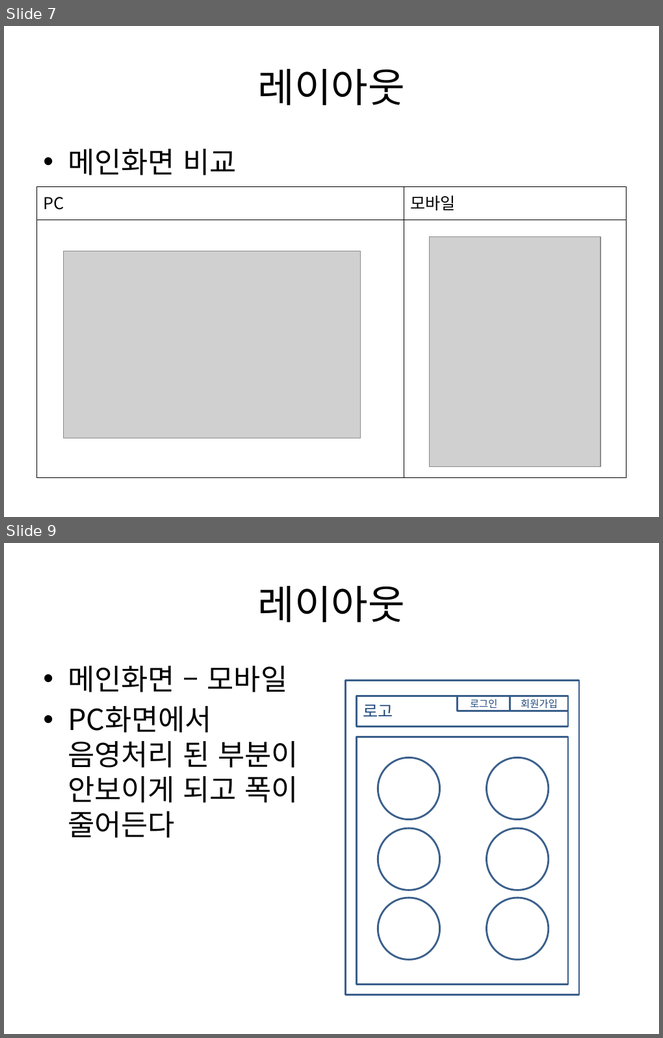
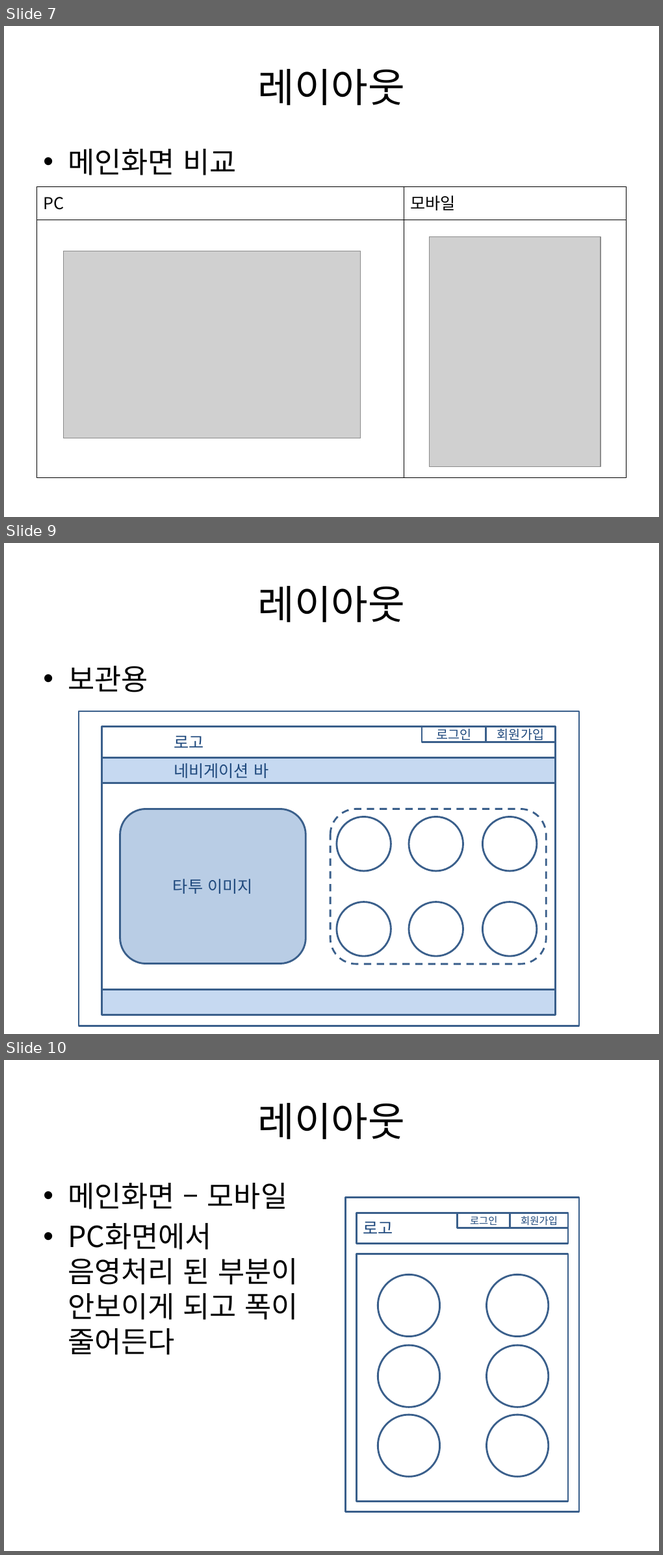
Before and after one commit to kurodari/ttm, a slide deck: docs/ttm 기획서 pt.pptx. Shown one above the other, each under a label of ours: slides 7 and 9 before the commit, slides 7, 9 and 10 after it; the slides between them are not shown. The pictures are 663x1038 and 663x1555 pixels, drawn with LibreOffice and Linux fonts; fonts in the diff are those of the drawing; grey boxes stand for pictures. Boxes give left, top, right and bottom in pixels: in the first picture for what was removed or moved away, otherwise in the second. Text is boxed around its words. In the diff, an @@ line names an element or a change of style, - is before the commit and + after.

Commit message:
레이아웃 수정

```diff
--- a/docs/ttm 기획서 pt.pptx
+++ b/docs/ttm 기획서 pt.pptx
@@ slide 9 added at (4, 543, 659, 1034), background #FFFFFF @@
@@ title added at (258, 586, 406, 622), 44 pt, text #000000 @@
+레이아웃
@@ text added at (68, 666, 148, 693), 32 pt, text #000000 @@
+• 보관용
@@ rectangle added at (79, 711, 579, 1026), outline #3A5F8C 2 pt @@
@@ rectangle added at (102, 727, 556, 758), outline #3A5F8C 2 pt, 18 pt, text #1F497D @@
+로고
@@ rectangle added at (422, 727, 486, 743), outline #3A5F8C 2 pt, 14 pt, text #1F497D @@
+로그인
@@ rectangle added at (486, 727, 556, 743), outline #3A5F8C 2 pt, 14 pt, text #1F497D @@
+회원가입
@@ rectangle added at (102, 758, 556, 783), fill #C6D9F1, outline #3A5F8C 2 pt, 18 pt, text #1F497D @@
+네비게이션 바
@@ rectangle added at (102, 783, 556, 990), outline #3A5F8C 2 pt @@
@@ rounded rectangle added at (120, 809, 306, 964), fill #B9CDE5, outline #3A5F8C 2 pt, 18 pt, text #1F497D @@
+타투 이미지
@@ rounded rectangle added at (330, 809, 547, 964), outline #3A5F8C 2 pt dashed @@
@@ ellipse added at (337, 817, 391, 871), outline #3A5F8C 2 pt @@
@@ ellipse added at (409, 817, 464, 871), outline #3A5F8C 2 pt @@
@@ ellipse added at (483, 817, 538, 871), outline #3A5F8C 2 pt @@
@@ ellipse added at (337, 902, 391, 956), outline #3A5F8C 2 pt @@
@@ ellipse added at (409, 902, 464, 956), outline #3A5F8C 2 pt @@
@@ ellipse added at (483, 902, 538, 956), outline #3A5F8C 2 pt @@
@@ rectangle added at (102, 990, 556, 1016), fill #C6D9F1, outline #3A5F8C 2 pt @@
@@ what was slide 9 is now slide 10 @@
```
Also in this commit, not shown: 1 slide changed.
